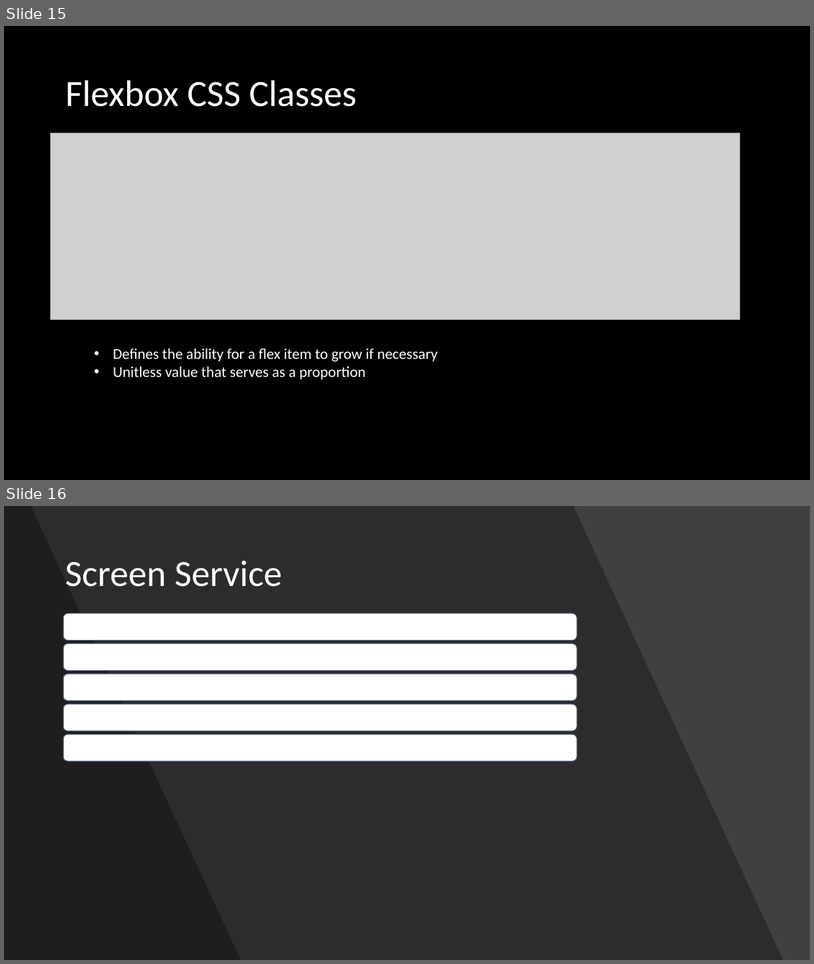
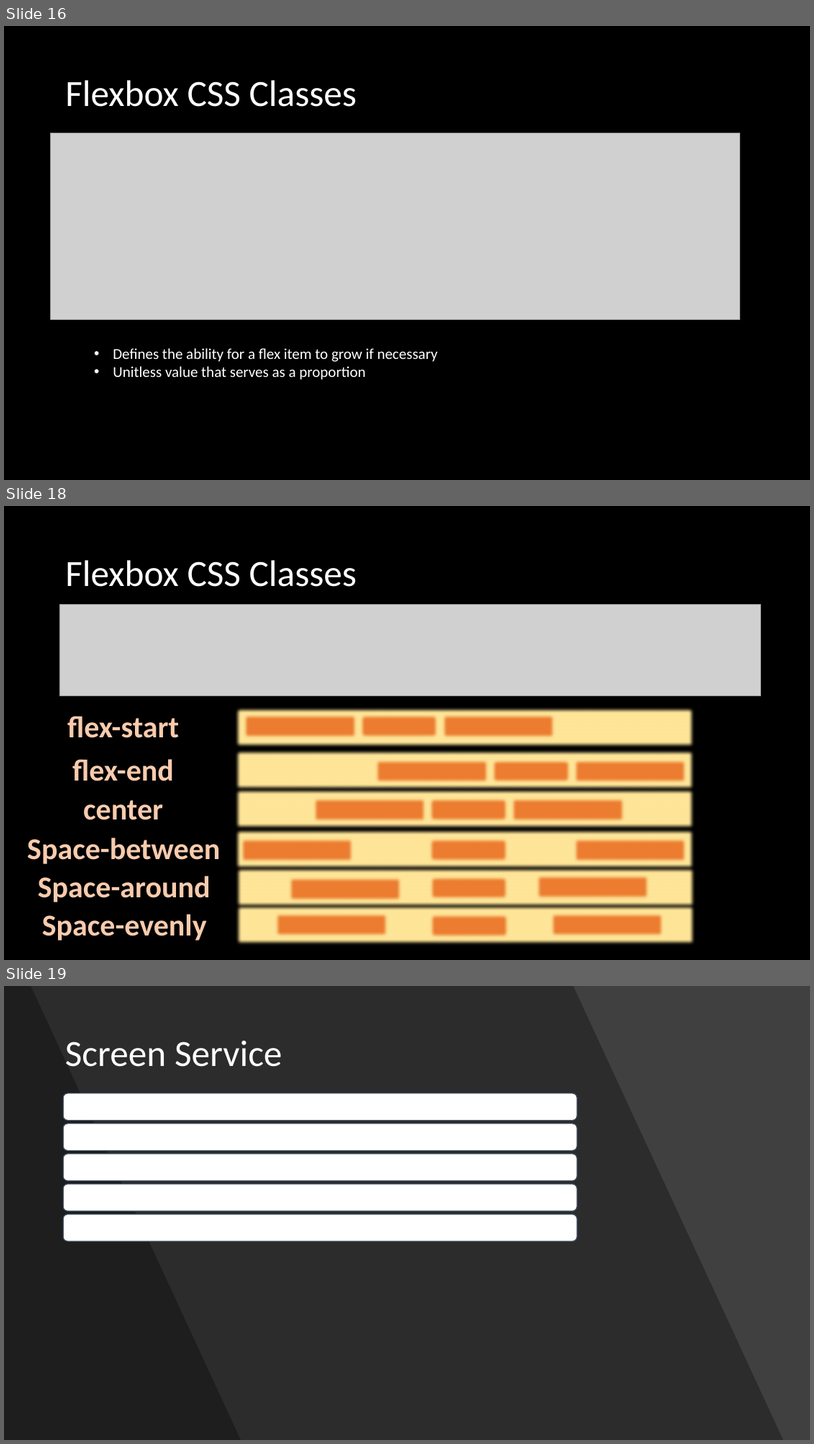
Before and after one commit to mehdikhaleghian/StudyNotes, a slide deck: OnboardEasy.pptx. Shown one above the other, each under a label of ours: slides 15 and 16 before the commit, slides 16, 18 and 19 after it; the slides between them are not shown. The pictures are 814x964 and 814x1444 pixels, drawn with LibreOffice and Linux fonts; fonts in the diff are those of the drawing; grey boxes stand for pictures. Boxes give left, top, right and bottom in pixels: in the first picture for what was removed or moved away, otherwise in the second. Text is boxed around its words. In the diff, an @@ line names an element or a change of style, - is before the commit and + after.

```diff
--- a/OnboardEasy.pptx
+++ b/OnboardEasy.pptx
@@ slide 18 added at [4,506,810,960], background #000000 @@
@@ title added at [65,560,357,587], 44 pt, text #FFFFFF @@
+Flexbox CSS Classes
@@ picture added at [59,605,762,696] @@
@@ text added at [67,716,179,738], 36 pt, text #F8CBAD, bold @@
+flex-start
@@ rectangle added at [234,705,697,749], fill #FFE699, outline #FFFFFF 1.5 pt @@
@@ rectangle added at [242,713,358,739], fill #ED7D31, outline #FFFFFF 1.5 pt @@
@@ rectangle added at [358,713,440,739], fill #ED7D31, outline #FFFFFF 1.5 pt @@
@@ rectangle added at [440,713,556,739], fill #ED7D31, outline #FFFFFF 1.5 pt @@
@@ text added at [72,759,174,781], 36 pt, text #F8CBAD, bold @@
+flex-end
@@ rectangle added at [234,749,697,792], fill #FFE699, outline #FFFFFF 1.5 pt @@
@@ rectangle added at [374,757,491,784], fill #ED7D31, outline #FFFFFF 1.5 pt @@
@@ rectangle added at [491,757,572,784], fill #ED7D31, outline #FFFFFF 1.5 pt @@
@@ rectangle added at [573,757,689,784], fill #ED7D31, outline #FFFFFF 1.5 pt @@
@@ text added at [83,800,163,820], 36 pt, text #F8CBAD, bold @@
+center
@@ rectangle added at [234,788,697,830], fill #FFE699, outline #FFFFFF 1.5 pt @@
@@ rectangle added at [312,796,428,824], fill #ED7D31, outline #FFFFFF 1.5 pt @@
@@ rectangle added at [428,796,509,824], fill #ED7D31, outline #FFFFFF 1.5 pt @@
@@ rectangle added at [509,796,626,824], fill #ED7D31, outline #FFFFFF 1.5 pt @@
@@ rectangle added at [234,827,697,870], fill #FFE699, outline #FFFFFF 1.5 pt @@
@@ text added at [27,837,220,864], 36 pt, text #F8CBAD, bold @@
+Space-between
@@ rectangle added at [239,836,355,864], fill #ED7D31, outline #FFFFFF 1.5 pt @@
@@ rectangle added at [428,836,509,863], fill #ED7D31, outline #FFFFFF 1.5 pt @@
@@ rectangle added at [573,836,689,864], fill #ED7D31, outline #FFFFFF 1.5 pt @@
@@ rectangle added at [234,865,697,908], fill #FFE699, outline #FFFFFF 1.5 pt @@
@@ text added at [38,875,211,902], 36 pt, text #F8CBAD, bold @@
+Space-around
@@ rectangle added at [287,875,404,902], fill #ED7D31, outline #FFFFFF 1.5 pt @@
@@ rectangle added at [429,874,510,901], fill #ED7D31, outline #FFFFFF 1.5 pt @@
@@ rectangle added at [535,873,651,901], fill #ED7D31, outline #FFFFFF 1.5 pt @@
@@ text added at [42,914,207,940], 36 pt, text #F8CBAD, bold @@
+Space-evenly
@@ rectangle added at [235,903,697,946], fill #FFE699, outline #FFFFFF 1.5 pt @@
@@ rectangle added at [274,911,390,938], fill #ED7D31, outline #FFFFFF 1.5 pt @@
@@ rectangle added at [429,912,510,939], fill #ED7D31, outline #FFFFFF 1.5 pt @@
@@ rectangle added at [549,911,665,938], fill #ED7D31, outline #FFFFFF 1.5 pt @@
@@ what was slide 15 is now slide 16 @@
@@ what was slide 16 is now slide 19 @@
```
Also in this commit, not shown: 2 slides changed, 2 other slides added.
